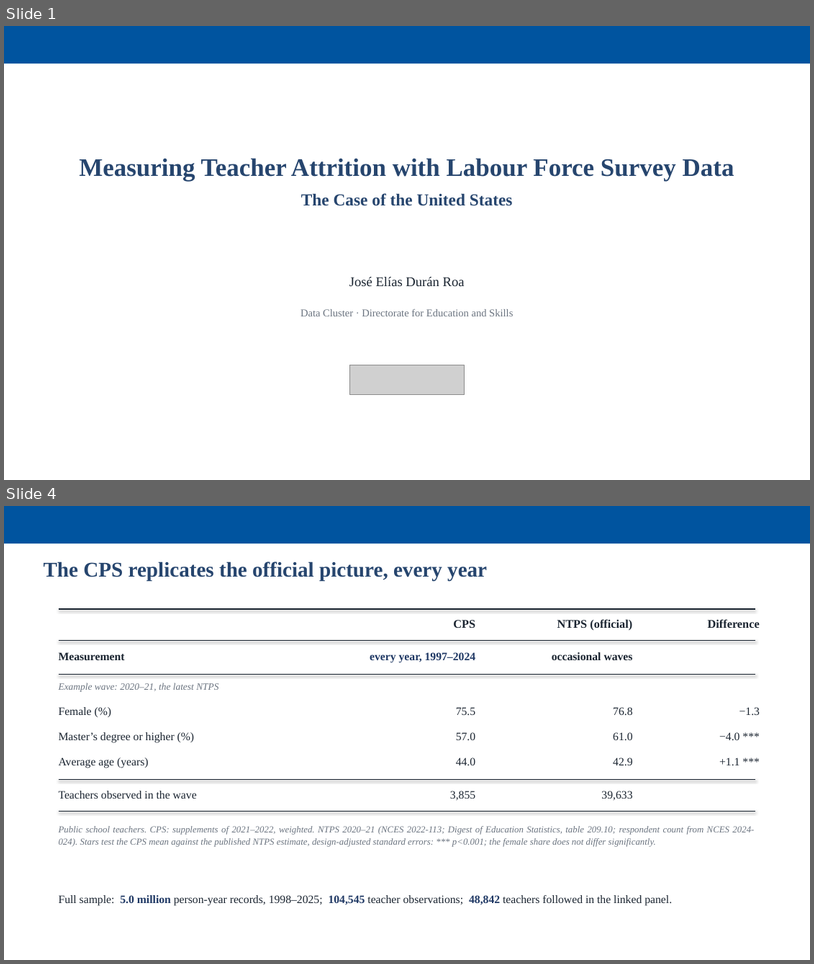
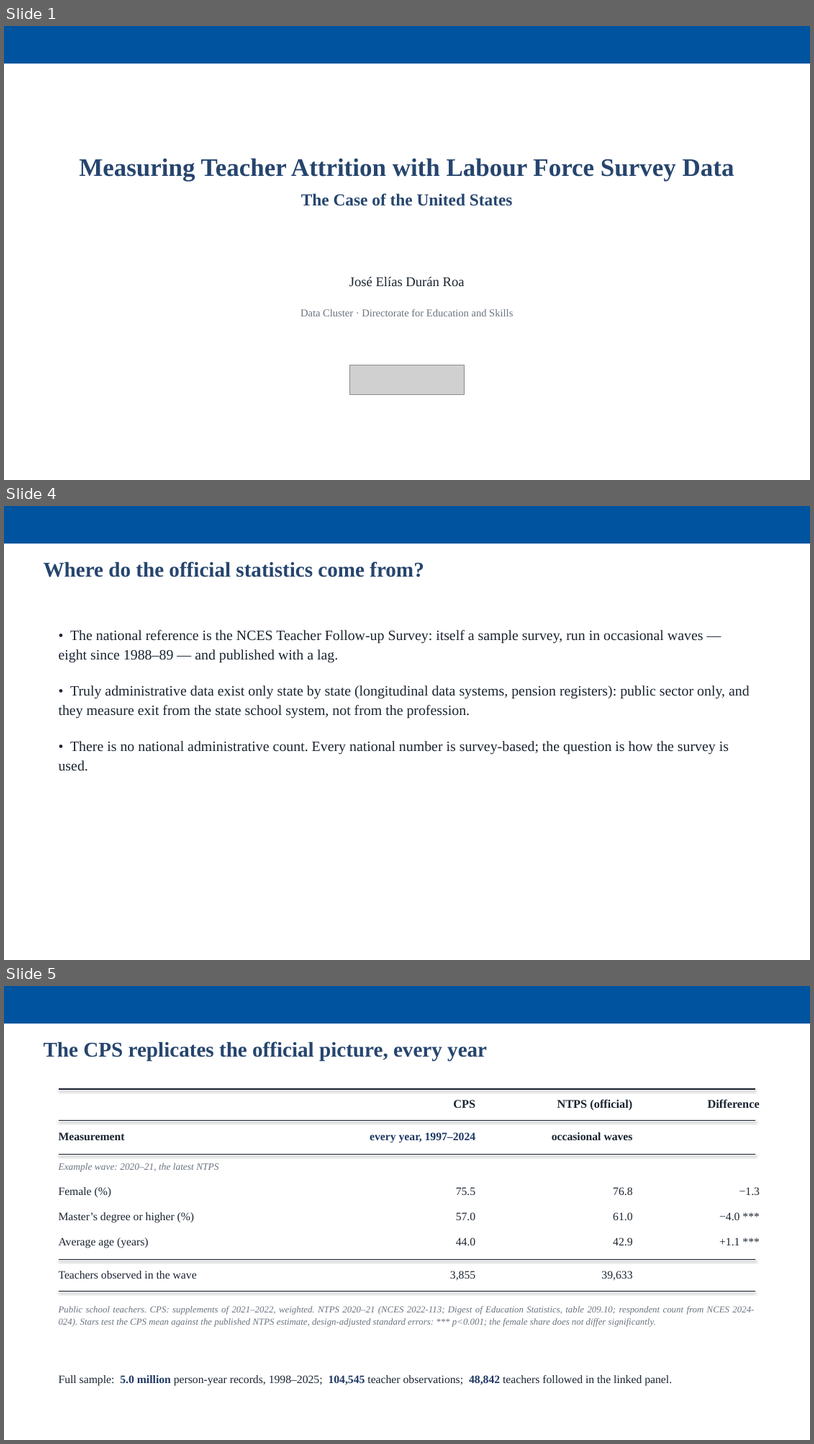
Before and after one commit to jedr1-ship-it/Alternative-Pathways----Quant, a slide deck: report/data_cluster/Proyect_US_cluster.pptx. Shown one above the other, each under a label of ours: slides 1 and 4 before the commit, slides 1, 4 and 5 after it; the slides between them are not shown. The pictures are 814x964 and 814x1444 pixels, drawn with LibreOffice and Linux fonts; fonts in the diff are those of the drawing; grey boxes stand for pictures. Boxes give left, top, right and bottom in pixels: in the first picture for what was removed or moved away, otherwise in the second. Text is boxed around its words. In the diff, an @@ line names an element or a change of style, - is before the commit and + after.

```diff
--- a/report/data_cluster/Proyect_US_cluster.pptx
+++ b/report/data_cluster/Proyect_US_cluster.pptx
@@ slide 4 added at [4,506,810,960], background #FFFFFF @@
@@ rectangle added at [4,506,810,543], fill #00549F @@
@@ text added at [44,561,424,577], 25 pt, text #26456E, bold @@
+Where do the official statistics come from?
@@ text added at [59,630,750,771], 17 pt, text #1A2430 @@
+• The national reference is the NCES Teacher Follow-up Survey: itself a sample survey, run in occasional waves — eight since 1988–89 — and published with a lag.
+• Truly administrative data exist only state by state (longitudinal data systems, pension registers): public sector only, and they measure exit from the state school system, not from the profession.
+• There is no national administrative count. Every national number is survey-based; the question is how the survey is used.
@@ what was slide 4 is now slide 5 @@
```
Also in this commit, not shown: 2 slides changed, 2 other slides added, 1 slide removed, 7 other files.
